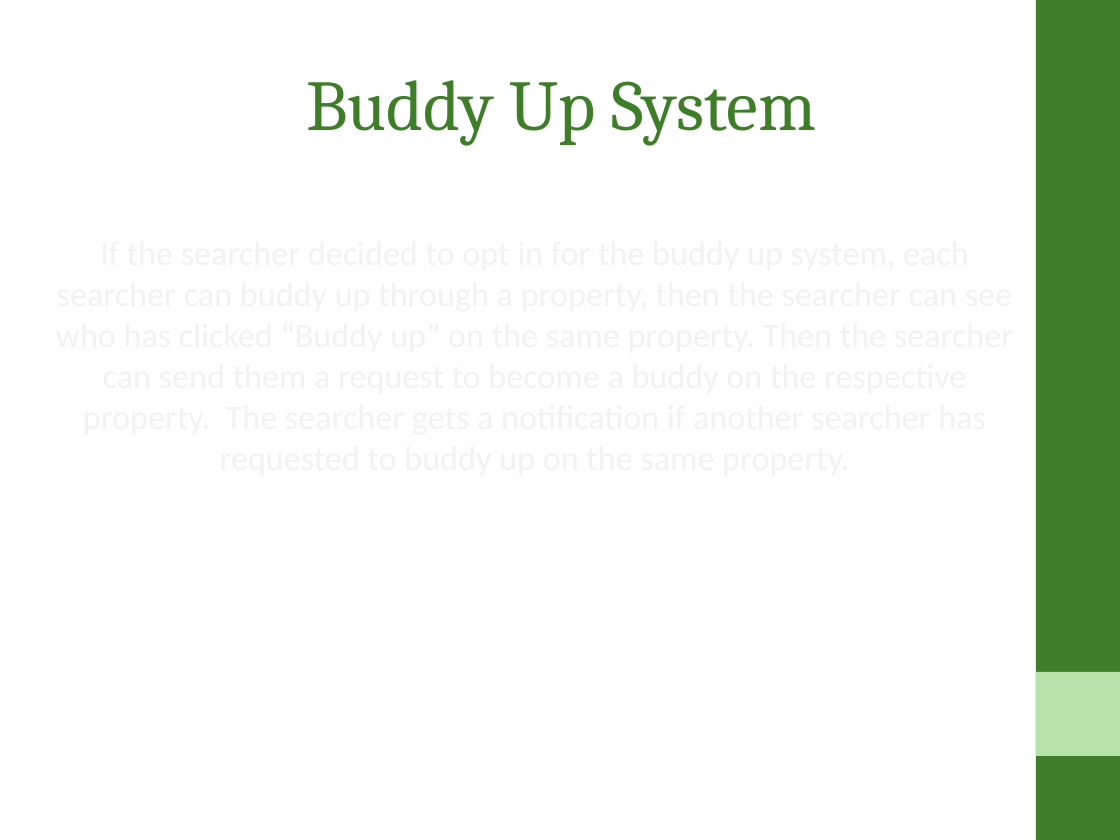
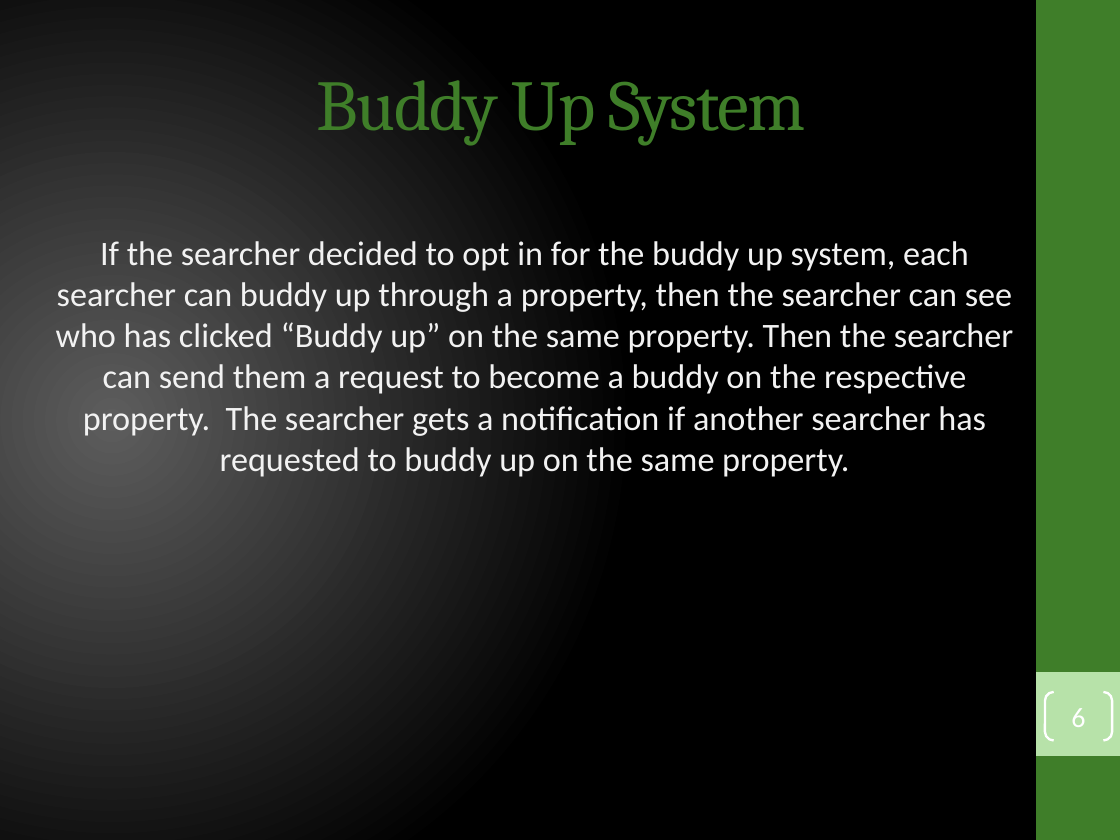
Before and after one commit to ahtif/FlatFinder, a slide deck: slide 6 of admin/presentation/Presentation for Flat Finder Application.pptx. Drawn at 1120x840 pixels with LibreOffice and Linux fonts; fonts in the diff are those of the drawing. Boxes give left, top, right and bottom in pixels: in the first picture for what was removed or moved away, otherwise in the second. Text is boxed around its words. In the diff, an @@ line names an element or a change of style, - is before the commit and + after.

Commit message:
Fixed colours

```diff
--- a/admin/presentation/Presentation for Flat Finder Application.pptx
+++ b/admin/presentation/Presentation for Flat Finder Application.pptx
@@ background #FFFFFF to gradient #5E5E5E to #000000 @@
@@ title "Buddy Up System" at <box>317,80,805,145</box>: letter spacing 0 to -1 pt @@
@@ text added at <box>56,241,1013,477</box>, 22 pt, text #F2F2F2 @@
+If the searcher decided to opt in for the buddy up system, each searcher can buddy up through a property, then the searcher can see who has clicked “Buddy up” on the same property. Then the searcher can send them a request to become a buddy on the respective property. The searcher gets a notification if another searcher has requested to buddy up on the same property.
@@ page number added at <box>1045,692,1112,740</box>, outline #FFFFFF 1.5 pt, 18 pt, text #FFFFFF @@
+6
```
Also in this commit, not shown: 9 other slides changed, 1 slide removed.
